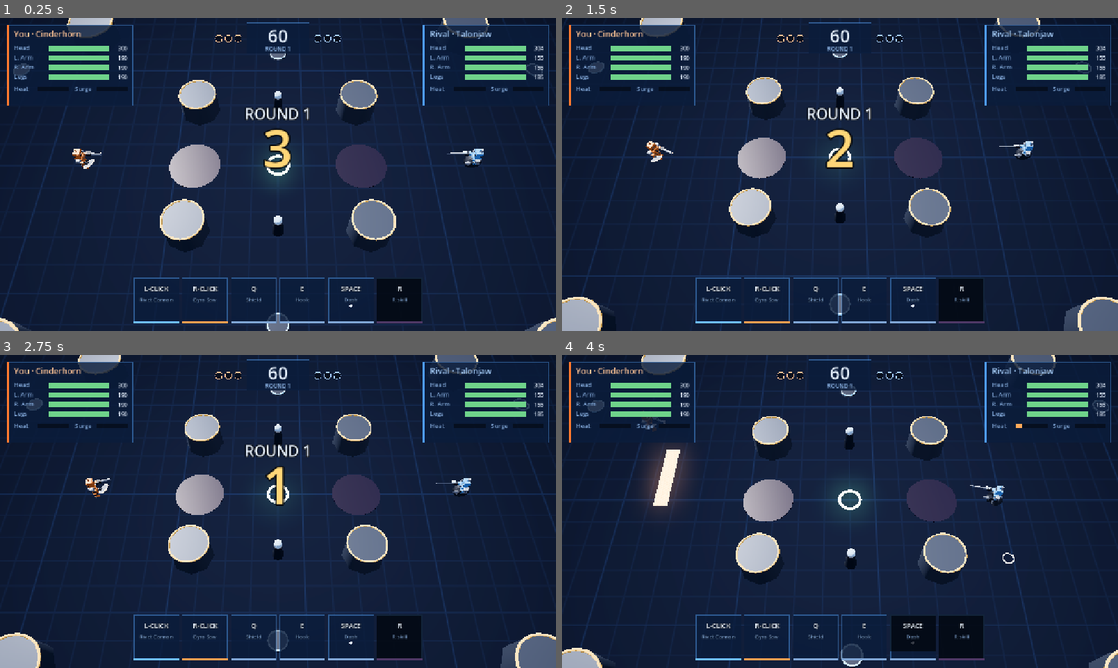
Above: before the commit, frames 1-4 (two rows, left to right).
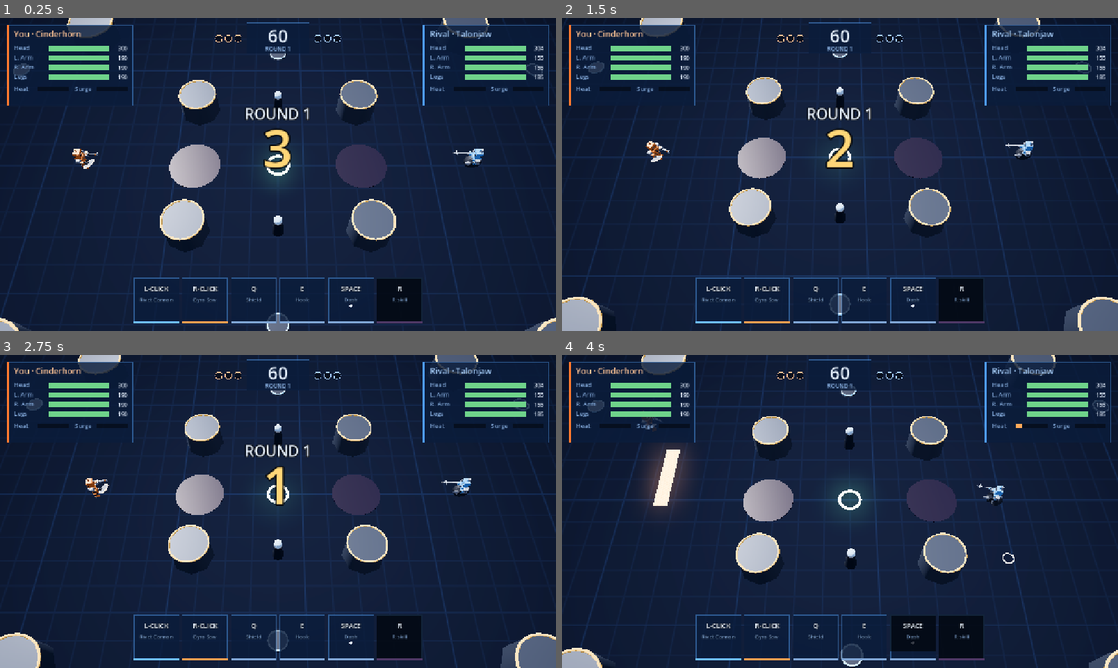
Above: after the commit, the same moments.

Repository: Vegm92/mech-duel
Game: Godot game, scene res://main.tscn
Same seed, same stepped clock (60 frames per second), same inputs: the game is played once before the commit and once after it.
Inputs (mouse positions are in pixels of both pictures, inside the frame that each line leads up to):
- Up to frame 1 (0.25 s): no input
- Up to frame 2 (1.5 s): tap Enter at 0.5 s; move the mouse to (962, 158) at 0.52 s; hold D 0.53-1.28 s; tap Q at 0.6 s; click (962, 158) at 0.67 s; tap Space at 0.77 s; move the mouse to (728, 190) at 1.27 s; hold S from 1.28 s (still down); tap E at 1.35 s
- Up to frame 3 (2.75 s): tap Space at 1.52 s; move the mouse to (333, 442) at 2.02 s; release S at 2.03 s; hold D from 2.03 s (still down); tap R at 2.1 s
- Up to frame 4 (4 s): move the mouse to (812, 574) at 2.77 s; release D at 2.78 s; hold W 2.78-3.53 s; tap Enter at 2.85 s; click (812, 574) at 2.92 s; tap Space at 3.02, 3.77 s; move the mouse to (1006, 558) at 3.52 s; hold A from 3.53 s (still down); tap Keypad Enter at 3.6 s

The runs differ from the first frame. In frame 1, less than 0.1% of the frame differs, in the area x 15-85%, y 42-45%; in frame 2, less than 0.1%; in frame 3, less than 0.1%; in frame 4, less than 0.1%.

Commit message:
feat(godot): gun models from Blender, mounted like the reference sheets
The ten guns are modeled in art/guns.blend (build script text block
guns_build.py) after Victor's "Robot Gladiator Bots" sheets: grey 8-sided
barrels, one orange band, dark muzzle holes, team glow strips, element
glow on the firing end, and a recoil part on the three hardest kickers.
Exported to godot/assets/models/guns.glb, one object per gun id.

MOUNT in mech.gd places each gun like the sheets: rivet, scatter,
gatling and tesla replace the forearm (cannon arm), flamer, missiles and
mortar sit on the shoulder pad, needle (now a crossbow), laser and
ricochet are held in the fist. add_part loads from any .glb; the gun
primitives are gone, melee weapons stay primitives for now.

Design: COMBAT_DESIGN.md (no rule changes)

Co-Authored-By: Claude Opus 5.5 <noreply@anthropic.com>

Diff:
--- a/godot/src/mech.gd
+++ b/godot/src/mech.gd
@@ -11,13 +11,14 @@
 static var DARK := Color8(44, 48, 58)
 static var _mats := {}
 static var _meshes := {}
-static var _chassis := {}
+static var _glb := {}
 
 const TO_X := Vector3(0, 0, -PI / 2)
 const TO_Z := Vector3(PI / 2, 0, 0)
 const ARM_UP := 0.2
 const ELBOW := Vector3(0.048, -0.235, 0)
 const FIST := Vector3(0.438, -0.235, 0)
+const MOUNT := {"rivet": "arm", "scatter": "arm", "gatling": "arm", "tesla": "arm", "flamer": "shoulder", "missiles": "shoulder", "mortar": "shoulder"}
 
 var team := 0
 var body_mat: StandardMaterial3D
@@ -124,68 +125,31 @@
 	return mi
 
 
-static func add_part(parent: Node3D, part: String, mats: Dictionary) -> MeshInstance3D:
-	if _chassis.is_empty():
-		var s: Node = load("res://assets/models/light.glb").instantiate()
+static func add_part(parent: Node3D, part: String, mats: Dictionary, file := "light") -> MeshInstance3D:
+	if not _glb.has(file):
+		var s: Node = load("res://assets/models/%s.glb" % file).instantiate()
+		var meshes := {}
 		for c in s.get_children():
-			_chassis[String(c.name)] = c.mesh
+			meshes[String(c.name)] = c.mesh
 		s.free()
+		_glb[file] = meshes
 	var mi := MeshInstance3D.new()
-	mi.mesh = _chassis[part]
+	mi.mesh = _glb[file][part]
 	for i in mi.mesh.get_surface_count():
 		mi.set_surface_override_material(i, mats[mi.mesh.surface_get_material(i).resource_name])
 	parent.add_child(mi)
 	return mi
 
 
-static func weapon_node(name: String, t: int) -> Node3D:
+static func weapon_node(name: String, t: int, mats: Dictionary) -> Node3D:
 	var n := Node3D.new()
+	if Sim.WEAPONS[name].kind != "melee":
+		add_part(n, name, mats, "guns")
+		return n
 	var steel := mat(STEEL, 0.0, 0.55, 0.5)
 	var dark := mat(DARK, 0.0, 0.5, 0.5)
 	var hot := glow(TEAM_LIGHT[t], 1.6)
 	match name:
-		"rivet":
-			add(n, box(Vector3(0.42, 0.26, 0.26)), dark, Vector3(0.05, 0, 0))
-			add(n, cyl(0.08, 0.1, 0.8), steel, Vector3(0.6, 0.02, 0), TO_X)
-			add(n, ring(0.07, 0.12), hot, Vector3(0.98, 0.02, 0), Vector3(0, 0, PI / 2))
-		"needle":
-			add(n, box(Vector3(0.5, 0.22, 0.22)), dark, Vector3(0.05, 0, 0))
-			add(n, cyl(0.05, 0.06, 1.4), steel, Vector3(0.95, 0.02, 0), TO_X)
-			add(n, box(Vector3(0.35, 0.1, 0.1)), hot, Vector3(0.3, 0.18, 0))
-		"scatter":
-			add(n, box(Vector3(0.45, 0.3, 0.32)), dark, Vector3(0.05, 0, 0))
-			add(n, cyl(0.2, 0.16, 0.5), steel, Vector3(0.5, 0, 0), TO_X)
-			add(n, ring(0.13, 0.21), hot, Vector3(0.76, 0, 0), Vector3(0, 0, PI / 2))
-		"gatling":
-			add(n, cyl(0.2, 0.2, 0.4, 8), dark, Vector3(0.1, 0, 0), TO_X)
-			for i in 3:
-				var a := TAU * i / 3.0
-				add(n, cyl(0.045, 0.045, 0.85, 6), steel, Vector3(0.65, cos(a) * 0.1, sin(a) * 0.1), TO_X)
-			add(n, ring(0.1, 0.16), hot, Vector3(1.05, 0, 0), Vector3(0, 0, PI / 2))
-		"flamer":
-			add(n, ball(0.22), dark, Vector3(0.0, 0.05, 0))
-			add(n, cyl(0.06, 0.16, 0.6), steel, Vector3(0.45, 0, 0), TO_X)
-			add(n, ball(0.1), glow(Color8(255, 150, 60), 5.0), Vector3(0.78, 0, 0))
-		"missiles":
-			add(n, box(Vector3(0.6, 0.38, 0.44)), dark, Vector3(0.25, 0.05, 0))
-			for i in 4:
-				add(n, ball(0.06, 8), glow(Color8(255, 120, 60), 5.0), Vector3(0.56, -0.05 + (i / 2) * 0.2, -0.1 + (i % 2) * 0.2))
-		"mortar":
-			add(n, box(Vector3(0.4, 0.3, 0.34)), dark, Vector3(0.05, 0, 0))
-			add(n, cyl(0.17, 0.17, 0.7), steel, Vector3(0.35, 0.3, 0), Vector3(0, 0, -PI / 4))
-			add(n, ring(0.13, 0.2), hot, Vector3(0.6, 0.55, 0), Vector3(0, 0, -PI / 4))
-		"laser":
-			add(n, box(Vector3(0.5, 0.2, 0.24)), dark, Vector3(0.05, 0, 0))
-			add(n, cyl(0.06, 0.08, 1.0), steel, Vector3(0.7, 0, 0), TO_X)
-			add(n, ball(0.09, 8), glow(Color8(255, 80, 120), 6.0), Vector3(1.2, 0, 0))
-		"tesla":
-			add(n, cyl(0.07, 0.07, 0.9), steel, Vector3(0.45, 0, 0), TO_X)
-			for i in 3:
-				add(n, ring(0.1, 0.17), glow(Color8(170, 210, 255), 4.0), Vector3(0.35 + i * 0.22, 0, 0), Vector3(0, 0, PI / 2))
-		"ricochet":
-			add(n, box(Vector3(0.42, 0.26, 0.26)), dark, Vector3(0.05, 0, 0))
-			add(n, cyl(0.09, 0.09, 0.7), steel, Vector3(0.55, 0, 0), TO_X)
-			add(n, ring(0.08, 0.14), glow(Color8(120, 255, 150), 4.0), Vector3(0.9, 0, 0), Vector3(0, 0, PI / 2))
 		"saw":
 			add(n, box(Vector3(0.6, 0.16, 0.16)), dark, Vector3(0.3, 0, 0))
 			var disc := Node3D.new()
@@ -253,6 +217,7 @@
 	var joint := mat(DARK, 0.0, 0.4, 0.6)
 	var eye := glow(EYES[t], 5.0)
 	var parts := {"body": body_mat, "trim": trim, "joint": joint, "gem": gem_mat, "boost": boost_mat}
+	var gun_mats := parts.merged({"glow": glow(TEAM_LIGHT[t], 1.6), "flame": glow(Color8(255, 150, 60), 5.0), "laser": glow(Color8(255, 80, 120), 6.0), "arc": glow(Color8(170, 210, 255), 4.0), "bounce": glow(Color8(120, 255, 150), 4.0)})
 	hips = Node3D.new()
 	add_child(hips)
 	torso = Node3D.new()
@@ -271,8 +236,10 @@
 		var fore := add_part(p, "Forearm" + s, parts)
 		fore.position = ELBOW
 		fore.rotation.z = PI / 2
-		var w := weapon_node(lo[hand], t)
-		w.position = FIST
+		var mount: String = MOUNT.get(lo[hand], "hand")
+		fore.visible = mount != "arm"
+		var w := weapon_node(lo[hand], t, gun_mats)
+		w.position = ELBOW if mount == "arm" else (Vector3(0, 0.15, side * 0.02) if mount == "shoulder" else FIST)
 		if Sim.WEAPONS[lo[hand]].kind == "melee":
 			w.rotation = Vector3(0, -side * 0.5, 0.6)
 		p.add_child(w)
Binary file added: godot/assets/models/guns.glb
Not shown, added: godot/assets/models/guns.glb.import
Not shown, added: art/guns.blend
